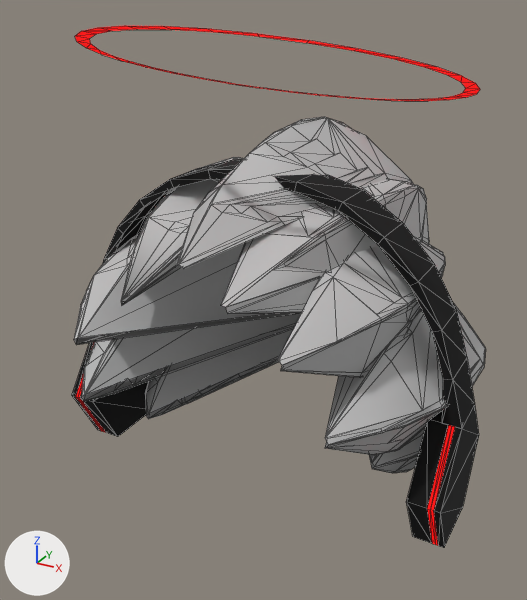
What one commit did to the glTF model assets/sugarclub_yumi/hair/yumi_neon_hair/yumi_neon_hair_male.glb.
Camera for both pictures: a 50 mm camera at (0.245, -0.468, 2.045) aimed at (-0.055, 0.076, 1.773). Every picture has the same lights, and +X, +Y and +Z are marked at lower left. Mesh edges are drawn as thin lines. Where no turn or scale is listed for an object, it has been applied to the vertices. Vertices at the same position are counted once.

Script lines for the objects in view, before the commit:
```python
me_cube = bpy.data.meshes.new('Cube')
me_cube.from_pydata(...)  # 1085 vertices, 1869 faces; spans x -0.158..0.161, y -0.136..0.346, z 1.664..2.023
# faces by material slot: [260, 1609]
me_cube.materials.append(mat_material_001)
me_cube.materials.append(mat_hair_mat)  # picture img_avatarwearables_tx
ob_yumihairmale = bpy.data.objects.new('YumiHairMale', me_cube)
ob_yumihairmale.location = (0.0, 0.0, 0.0)
```
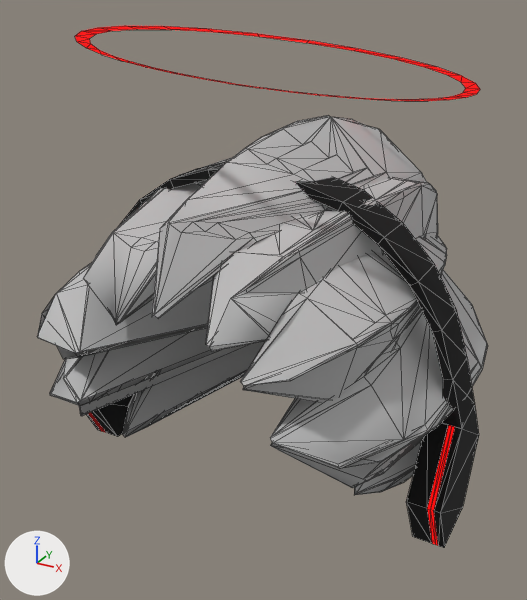
What changed in the scene script:
```text
Change me_cube:
    used by ob_yumihairmale; location = (0.0, 0.0, 0.0)
    remove me_cube.from_pydata(...)  # 1085 vertices, 1869 faces; spans x -0.158..0.161, y -0.136..0.346, z 1.664..2.023
    add me_cube.from_pydata(...)  # 1085 vertices, 1869 faces; spans x -0.158..0.161, y -0.158..0.443, z 1.664..2.023
    me_cube part 1: the loose piece of 78 vertices spanning x -0.144..0.026, y -0.048..0.252, z 1.664..1.763 is scaled about its middle by (1, 1.33, 1), then moved by (0.0, 0.017, 0.0)
    me_cube part 2: the loose piece of 85 vertices spanning x -0.043..0.144, y -0.052..0.228, z 1.671..1.764 is scaled about its middle by (1, 1.33, 1), then moved by (0.0, 0.013, 0.0)
    me_cube part 3: 725 of 1085 vertices moved; they spanned x -0.155..0.158, y -0.136..0.346, z 1.692..1.949 and now span x -0.155..0.158, y -0.158..0.443, z 1.692..1.949; mean shift (0.0, 0.002, 0.0); largest move (-0.001, 0.346, 1.751) -> (-0.001, 0.443, 1.751)
```

Boxes [x1, y1, x2, y2] around the edits, measured in the pictures (527 x 600 px; the box of a moved part takes in the faces that stretch with it):
'YumiHairMale', reshaped (9% wider): before [72, 26, 486, 548]; after [37, 26, 488, 548]
part 1 of me_cube, moved or reshaped: before [145, 323, 296, 419]; after [122, 341, 265, 437]
part 2 of me_cube, moved or reshaped: before [369, 433, 424, 473]; after [354, 439, 423, 495]
part 3 of me_cube, moved or reshaped: before [74, 117, 486, 455]; after [37, 115, 488, 488]
